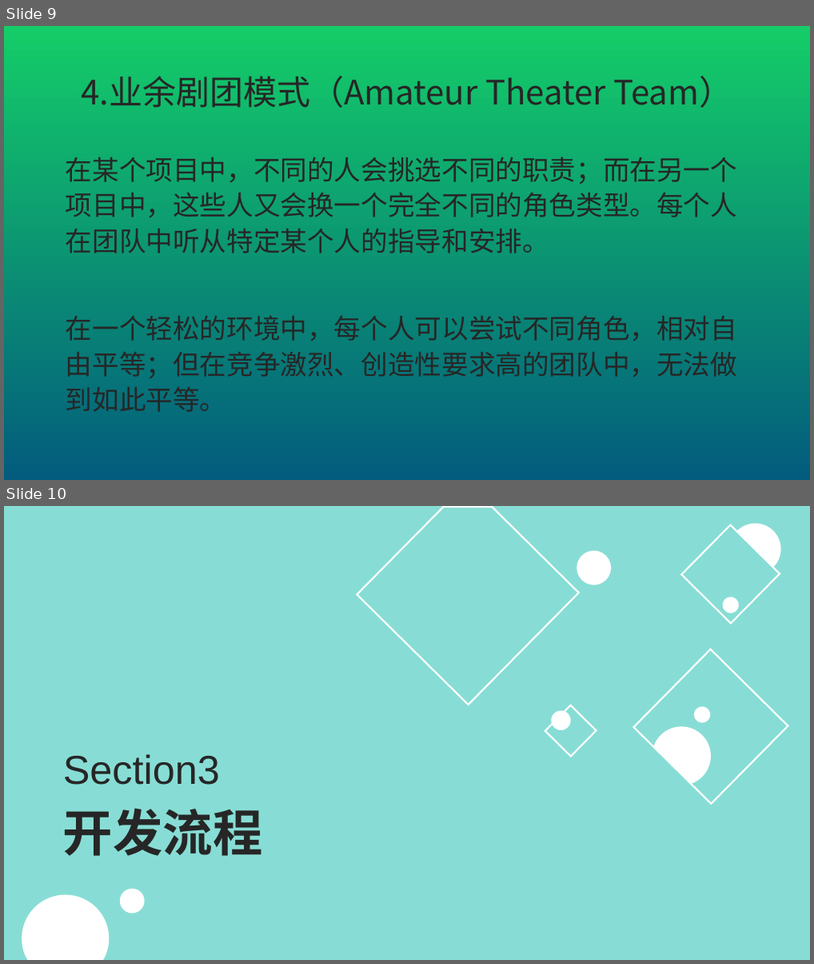
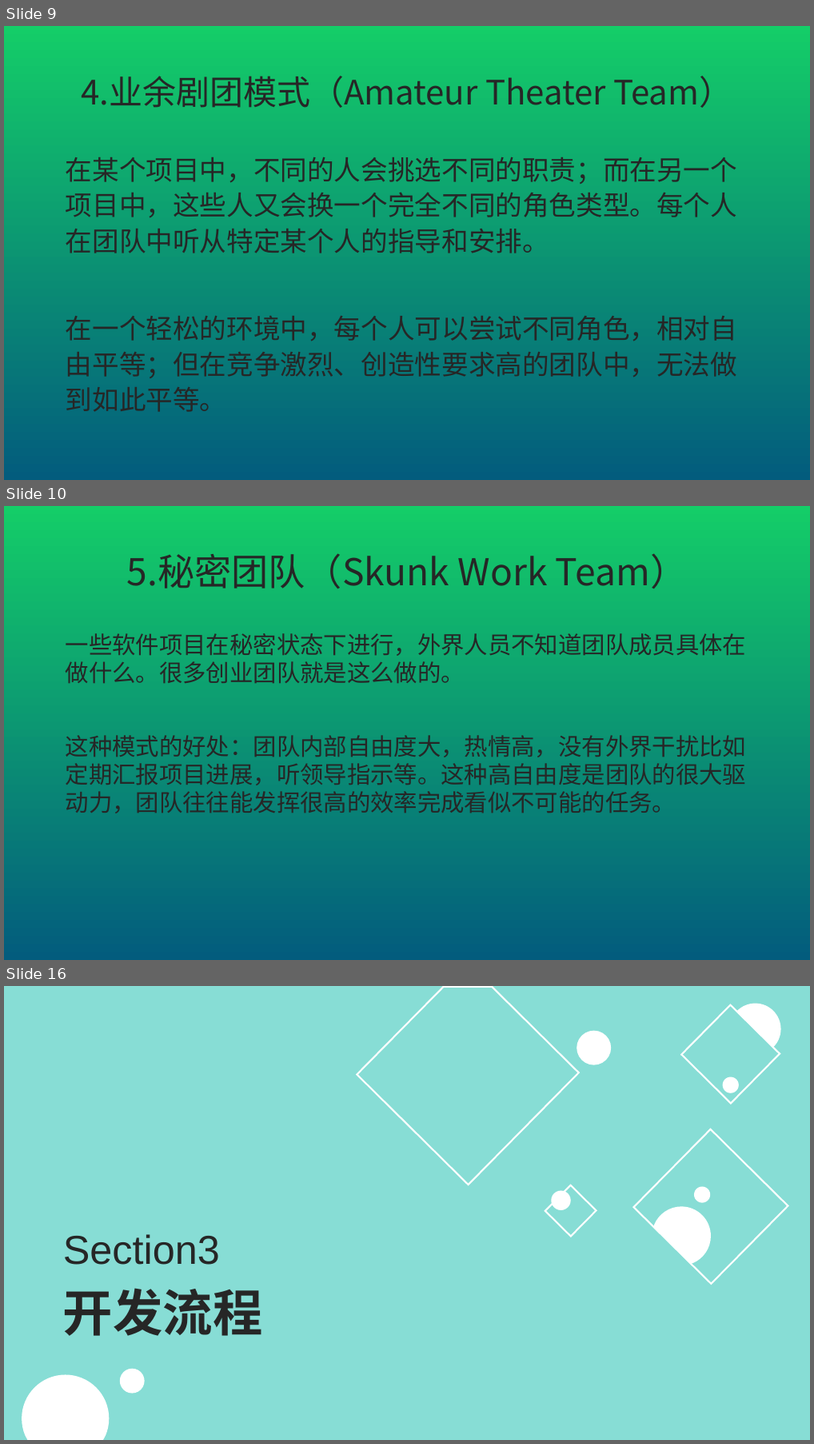
Before and after one commit to JFBabyHorse/learngit-and-BWESE, a slide deck: chapter5 团队和流程.pptx. Shown one above the other, each under a label of ours: slides 9 and 10 before the commit, slides 9, 10 and 16 after it; the slides between them are not shown. The pictures are 814x964 and 814x1444 pixels, drawn with LibreOffice and Linux fonts; fonts in the diff are those of the drawing. Boxes give left, top, right and bottom in pixels: in the first picture for what was removed or moved away, otherwise in the second. Text is boxed around its words. In the diff, an @@ line names an element or a change of style, - is before the commit and + after.

```diff
--- a/chapter5 团队和流程.pptx
+++ b/chapter5 团队和流程.pptx
@@ slide 10 added at (4, 506, 810, 960), background gradient #14CD68 to #035C7D @@
@@ title added at (126, 553, 687, 588), 44 pt, text #262626 @@
+5.秘密团队（Skunk Work Team）
@@ text added at (66, 633, 746, 813), 28 pt, text #262626 @@
+一些软件项目在秘密状态下进行，外界人员不知道团队成员具体在做什么。很多创业团队就是这么做的。
+这种模式的好处：团队内部自由度大，热情高，没有外界干扰比如定期汇报项目进展，听领导指示等。这种高自由度是团队的很大驱动力，团队往往能发挥很高的效率完成看似不可能的任务。
@@ what was slide 10 is now slide 16 @@
```
Also in this commit, not shown: 5 other slides added.
